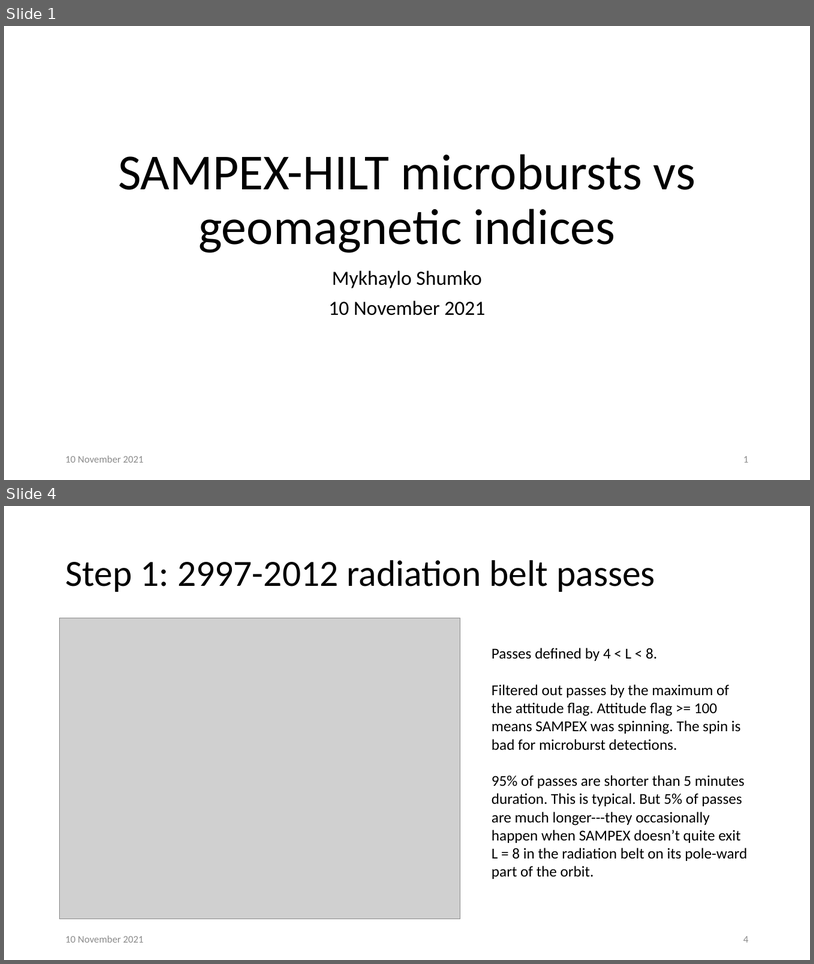
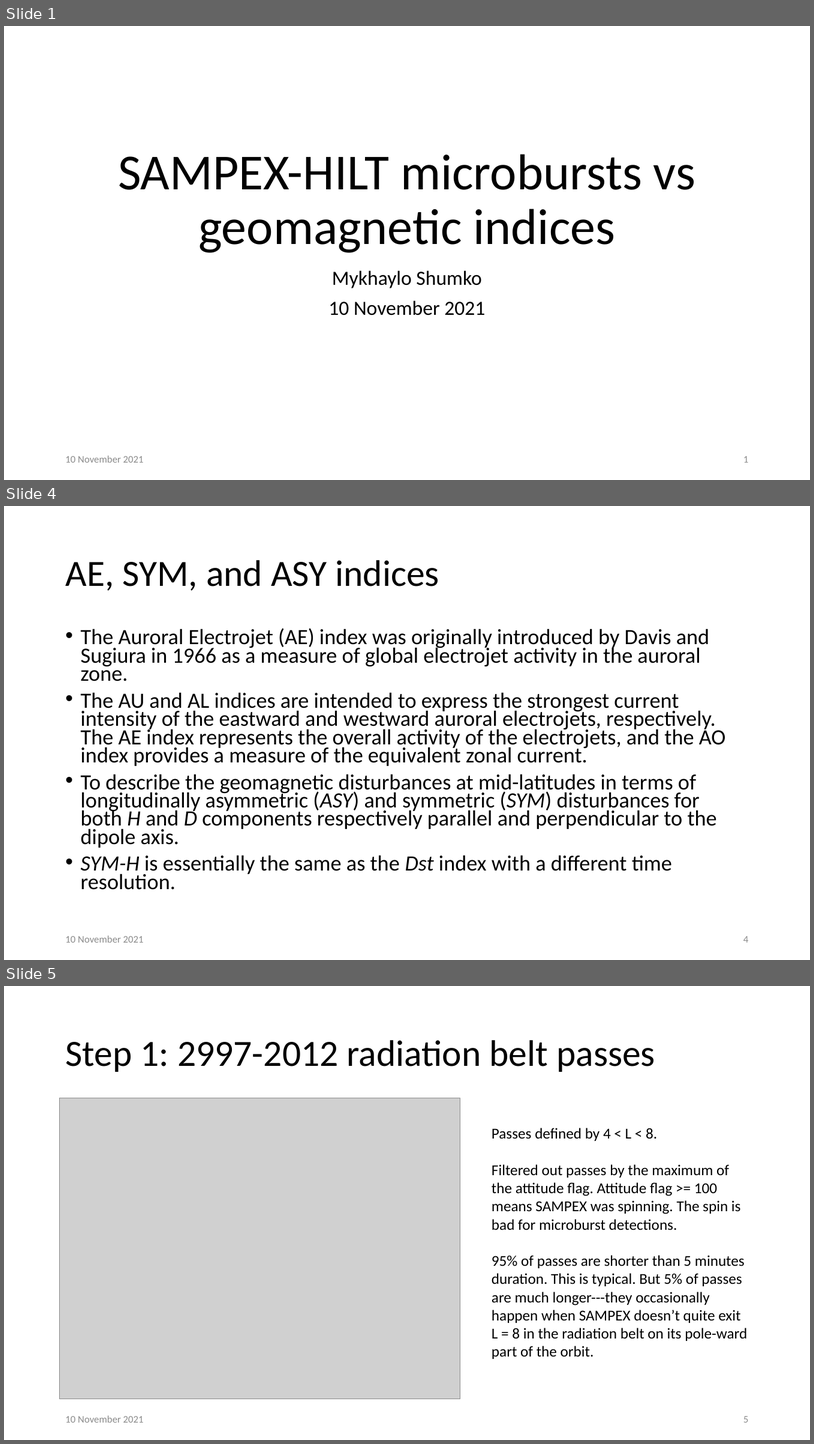
Before and after one commit to mshumko/sampex_microburst_indices, a slide deck: presentations/20211110_microbursts_vs_indices.pptx. Shown one above the other, each under a label of ours: slides 1 and 4 before the commit, slides 1, 4 and 5 after it; the slides between them are not shown. The pictures are 814x964 and 814x1444 pixels, drawn with LibreOffice and Linux fonts; fonts in the diff are those of the drawing; grey boxes stand for pictures. Boxes give left, top, right and bottom in pixels: in the first picture for what was removed or moved away, otherwise in the second. Text is boxed around its words. In the diff, an @@ line names an element or a change of style, - is before the commit and + after.

```diff
--- a/presentations/20211110_microbursts_vs_indices.pptx
+++ b/presentations/20211110_microbursts_vs_indices.pptx
@@ slide 4 added at (4, 506, 810, 960), background #FFFFFF @@
@@ title added at (65, 560, 440, 591), 44 pt, text #000000 @@
+AE, SYM, and ASY indices
@@ text added at (81, 628, 726, 889), 25.9 pt, text #000000 @@
+• The Auroral Electrojet (AE) index was originally introduced by Davis and Sugiura in 1966 as a measure of global electrojet activity in the auroral zone.
+• The AU and AL indices are intended to express the strongest current intensity of the eastward and westward auroral electrojets, respectively. The AE index represents the overall activity of the electrojets, and the AO index provides a measure of the equivalent zonal current.
+• To describe the geomagnetic disturbances at mid-latitudes in terms of longitudinally asymmetric (ASY) and symmetric (SYM) disturbances for both H and D components respectively parallel and perpendicular to the dipole axis.
+• SYM-H is essentially the same as the Dst index with a different time resolution.
@@ text added at (65, 935, 144, 942), 12 pt, text #8C8C8C @@
+10 November 2021
@@ page number added at (744, 936, 749, 942), 12 pt, text #8C8C8C @@
+4
@@ what was slide 4 is now slide 5 @@
@@ page number at (744, 1416, 749, 1422): text changed @@
-4
+5
```
Also in this commit, not shown: 3 slides changed, 1 other slide added, 1 other file.
